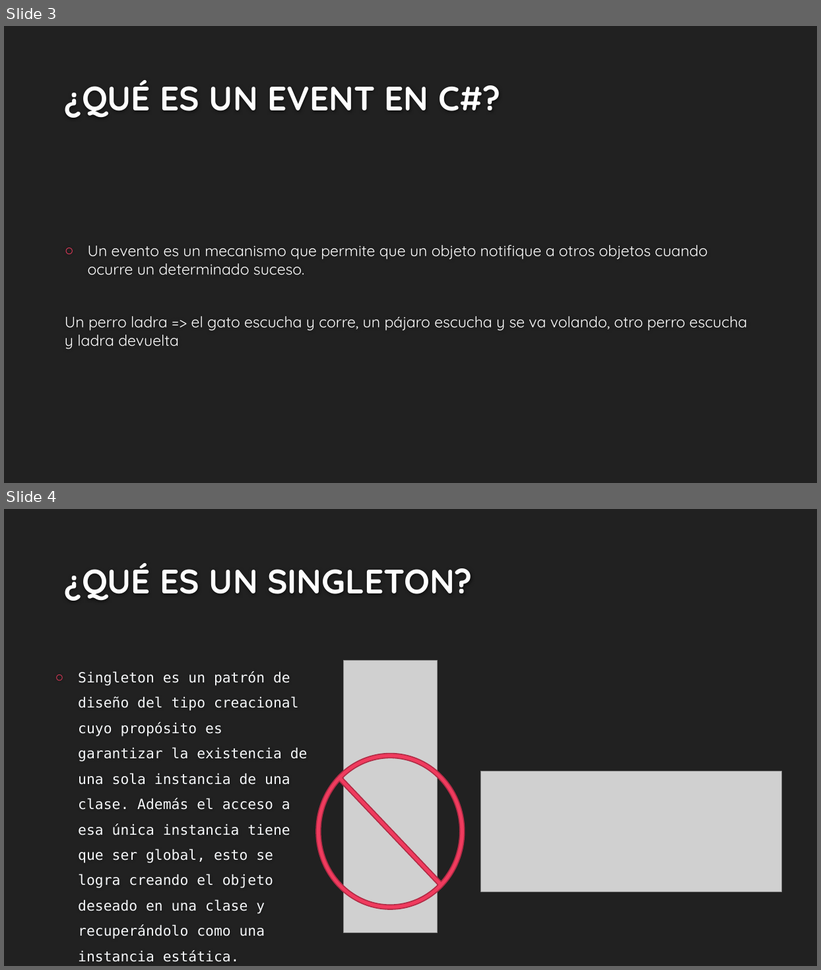
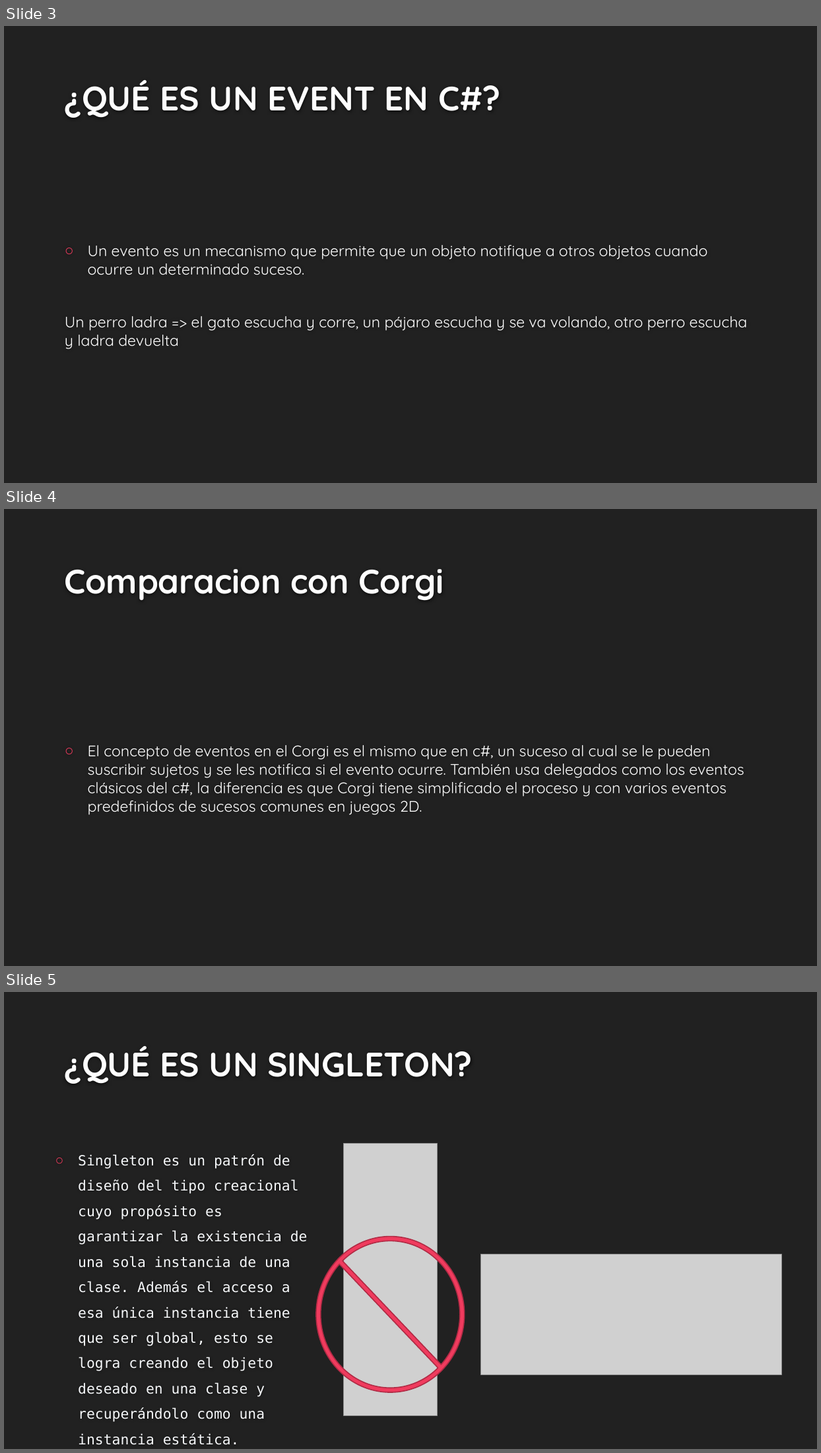
Before and after one commit to EmmisFrh12/Taller-2-Scripting, a slide deck: Presentación/TALLER 2 PRESENTACIÓN.pptx. Shown one above the other, each under a label of ours: slides 3 and 4 before the commit, slides 3, 4 and 5 after it. The pictures are 821x970 and 821x1453 pixels, drawn with LibreOffice and Linux fonts; fonts in the diff are those of the drawing; grey boxes stand for pictures; background and template pictures are left out. Boxes give left, top, right and bottom in pixels: in the first picture for what was removed or moved away, otherwise in the second. Text is boxed around its words. In the diff, an @@ line names an element or a change of style, - is before the commit and + after.

Commit message:
añadida comparacion con Corgi

```diff
--- a/Presentación/TALLER 2 PRESENTACIÓN.pptx
+++ b/Presentación/TALLER 2 PRESENTACIÓN.pptx
@@ slide 4 added at (4,509,817,966), background #212121 @@
@@ title added at (64,569,444,601), 40 pt, text #FEFEFE, bold @@
+Comparacion con Corgi
@@ text added at (88,745,744,815), 18 pt, text #FFFFFF @@
+○ El concepto de eventos en el Corgi es el mismo que en c#, un suceso al cual se le pueden suscribir sujetos y se les notifica si el evento ocurre. También usa delegados como los eventos clásicos del c#, la diferencia es que Corgi tiene simplificado el proceso y con varios eventos predefinidos de sucesos comunes en juegos 2D.
@@ what was slide 4 is now slide 5 @@
```
